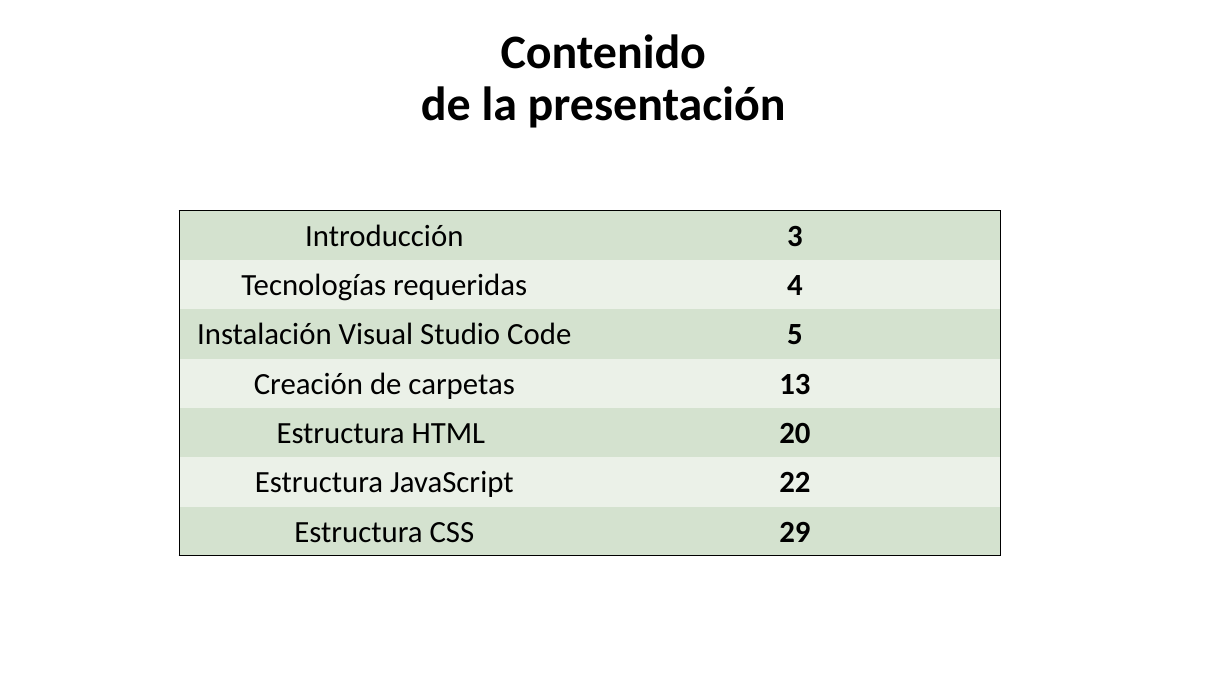
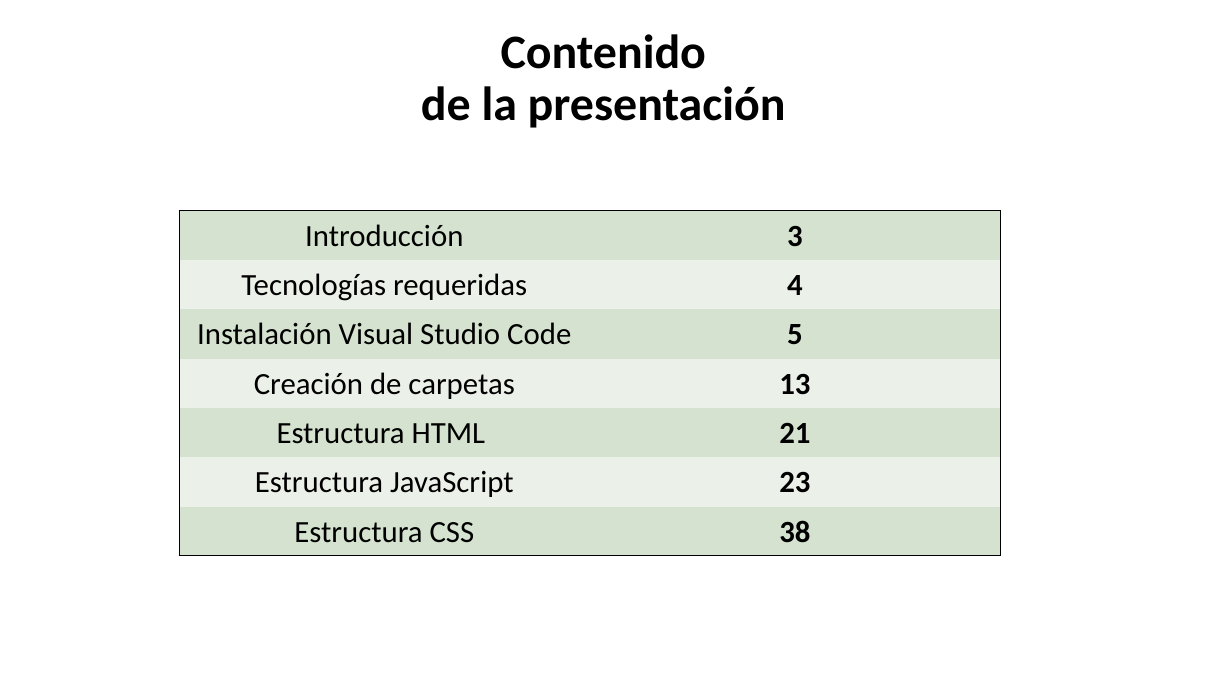
Before and after one commit to ADS02023/eventoDias, a slide deck: slide 2 of DiasEventos.pptx. Drawn at 1232x693 pixels with LibreOffice and Linux fonts; fonts in the diff are those of the drawing; background and template pictures are left out. Boxes give left, top, right and bottom in pixels: in the first picture for what was removed or moved away, otherwise in the second. Text is boxed around its words. In the diff, an @@ line names an element or a change of style, - is before the commit and + after.

```diff
--- a/DiasEventos.pptx
+++ b/DiasEventos.pptx
@@ table at (179,211,1000,555) @@
-row 5, column 2: 20
+row 5, column 2: 21
-row 6, column 2: 22
+row 6, column 2: 23
-row 7, column 2: 29
+row 7, column 2: 38
```
Also in this commit, not shown: 15 other slides changed, 13 slides added, 2 slides removed, 4 other files.
